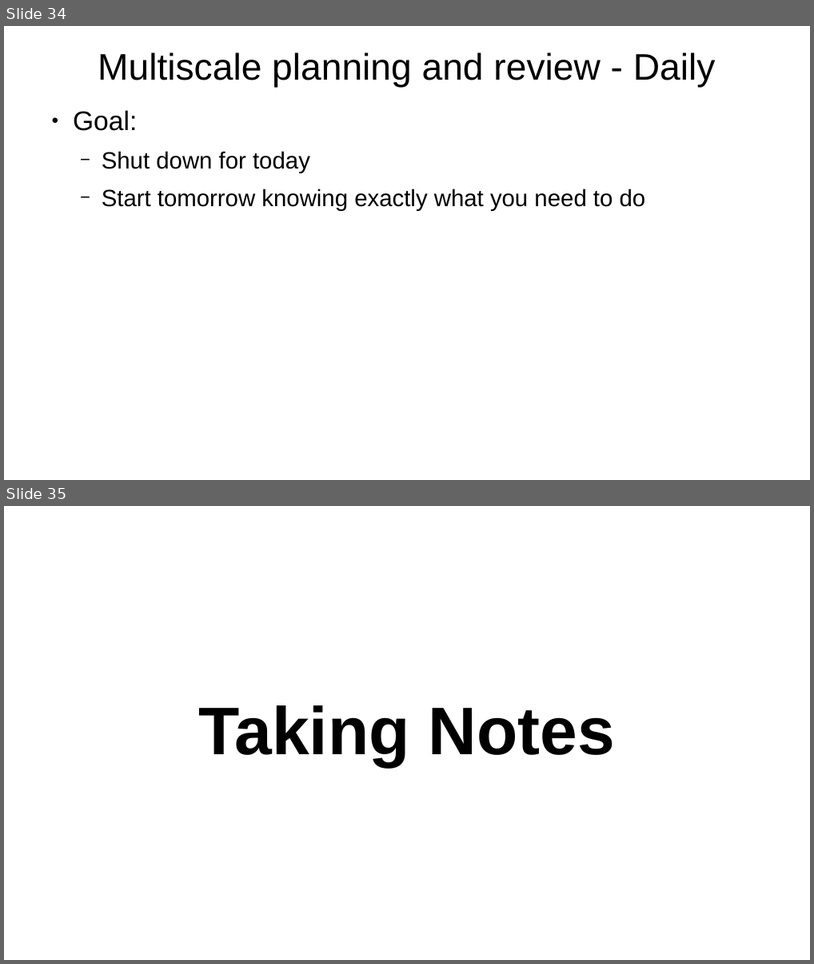
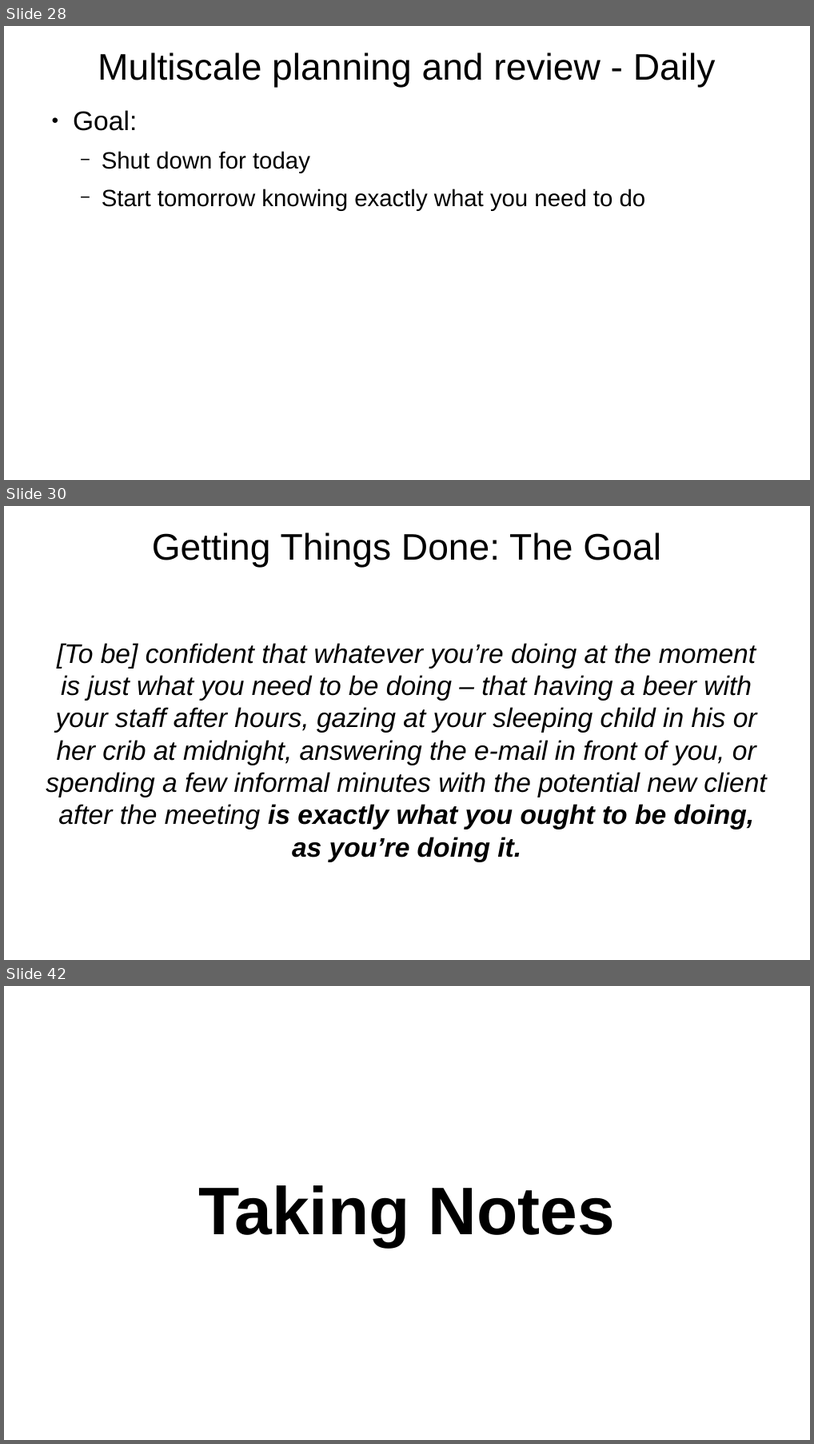
Before and after one commit to arnegevaert/SC26, a slide deck: personal_effectiveness.odp. Shown one above the other, each under a label of ours: slides 34 and 35 before the commit, slides 28, 30 and 42 after it; the slides between them are not shown. The pictures are 814x964 and 814x1444 pixels, drawn with LibreOffice and Linux fonts; fonts in the diff are those of the drawing. Boxes give left, top, right and bottom in pixels: in the first picture for what was removed or moved away, otherwise in the second. Text is boxed around its words. In the diff, an @@ line names an element or a change of style, - is before the commit and + after.

```diff
--- a/personal_effectiveness.odp
+++ b/personal_effectiveness.odp
@@ slide 30 added at [4,506,810,960], background #FFFFFF @@
@@ title added at [152,532,662,568], 44 pt, text #000000 @@
+Getting Things Done: The Goal
@@ text added at [46,643,766,862], 32 pt, text #000000, italic @@
+[To be] confident that whatever you’re doing at the moment is just what you need to be doing – that having a beer with your staff after hours, gazing at your sleeping child in his or her crib at midnight, answering the e-mail in front of you, or spending a few informal minutes with the potential new client after the meeting is exactly what you ought to be doing, as you’re doing it.
@@ what was slide 34 is now slide 28 @@
@@ what was slide 35 is now slide 42 @@
```
Also in this commit, not shown: 7 slides changed, 13 other slides added, 5 slides removed.
